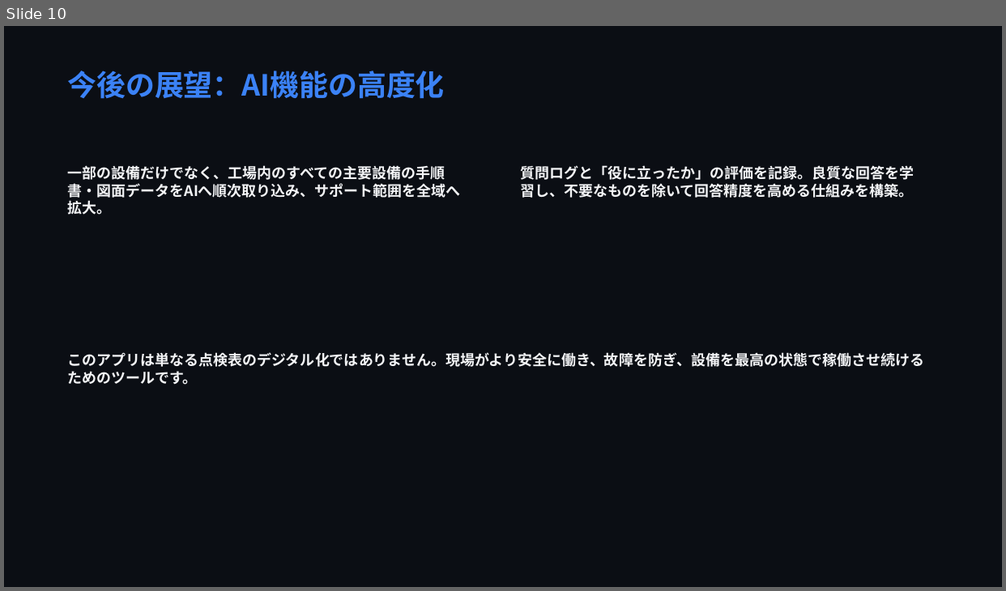
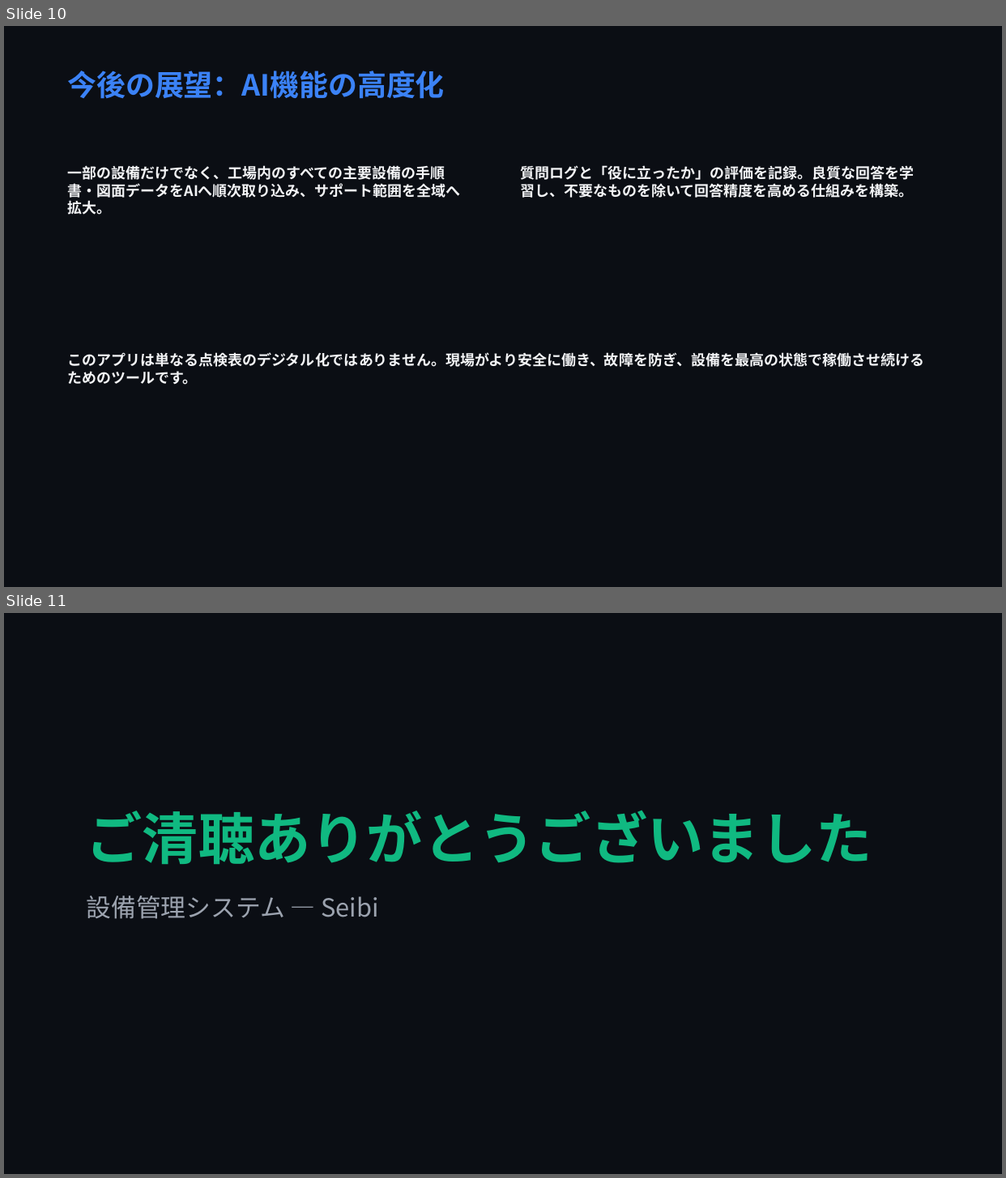
Before and after one commit to markjosephdsgatdula-dotcom/seibi-app-presentation, a slide deck: seibi_presentation.pptx. Shown one above the other, each under a label of ours: slide 10 before the commit, slides 10 and 11 after it. The pictures are 1006x591 and 1006x1178 pixels, drawn with LibreOffice and Linux fonts; fonts in the diff are those of the drawing. Boxes give left, top, right and bottom in pixels: in the first picture for what was removed or moved away, otherwise in the second. Text is boxed around its words. In the diff, an @@ line names an element or a change of style, - is before the commit and + after.

Commit message:
Restructure presentation to 11 slides: add closing slide ご清聴ありがとうございました

```diff
--- a/seibi_presentation.pptx
+++ b/seibi_presentation.pptx
@@ slide 11 added at <box>4,613,1002,1174</box>, background #0B0E14 @@
@@ text added at <box>86,811,872,919</box>, 54 pt, text #10B981, bold @@
+ご清聴ありがとうございました
+設備管理システム — Seibi
```
Also in this commit, not shown: 14 other files.
